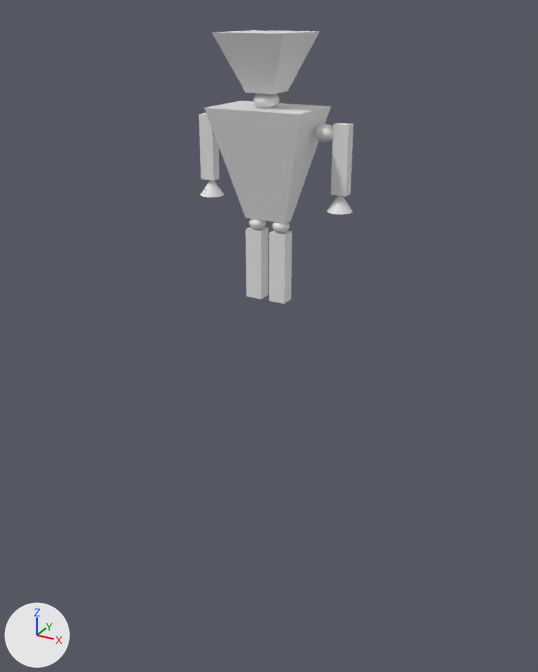
One commit to the FBX model Unamed Rpg/Assets/UnamedHero.fbx: the scene before it, then after it.
Rendered twice from a 50 mm lens placed at (2.64, -4.59, 5.1), pointed at (0.08, 0.07, 2.77). Every picture has the same lights, and +X, +Y and +Z are marked at lower left. Where no turn or scale is listed for an object, it has been applied to the vertices.
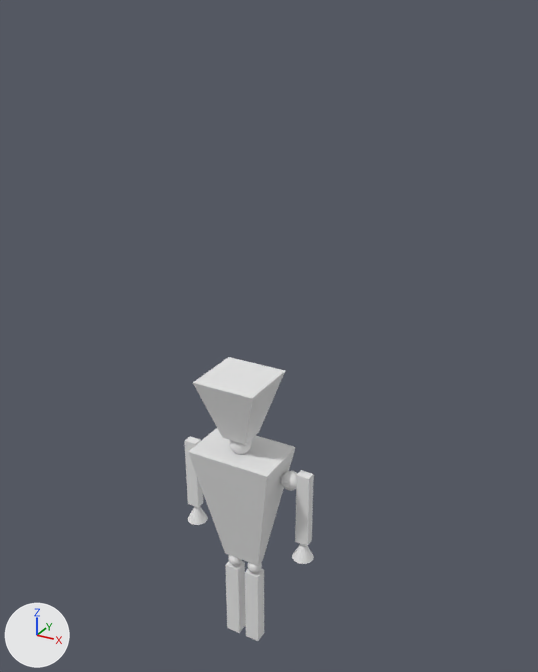
Location of each change, [x1, y1, x2, y2] in pixels of the pictures (538 x 672 px):
'Cube', reshaped, moved, rescaled (19% wider, 338% taller)
    before: [212, 30, 320, 94]
    after: [185, 357, 314, 641]
'Cube.001', deleted
    before: [204, 101, 331, 223]
'Cube.005', deleted
    before: [269, 230, 292, 304]
'Cube.004', deleted
    before: [246, 227, 268, 299]
'Cube.003', deleted
    before: [331, 123, 354, 196]
'Cube.006', deleted
    before: [199, 113, 219, 180]
'Sphere', deleted
    before: [253, 93, 279, 108]
'Cone.001', deleted
    before: [327, 196, 353, 214]
'Sphere.004', deleted
    before: [314, 124, 334, 142]
'Cone.000', deleted
    before: [201, 180, 224, 197]
'Sphere.002', deleted
    before: [272, 222, 289, 233]
'Sphere.001', deleted
    before: [249, 219, 266, 229]
part 1 of me_cube, added
    after: [230, 440, 252, 454]
part 2 of me_cube, added
    after: [295, 470, 314, 546]
part 3 of me_cube, added
    after: [245, 569, 264, 641]
part 4 of me_cube, added
    after: [292, 544, 314, 564]
part 5 of me_cube, added
    after: [248, 562, 262, 573]
part 6 of me_cube, added
    after: [281, 471, 298, 491]
part 7 of me_cube, added
    after: [185, 436, 203, 508]
part 8 of me_cube, added
    after: [188, 506, 208, 525]
part 9 of me_cube, added
    after: [228, 555, 242, 566]
part 10 of me_cube, added
    after: [225, 561, 246, 633]
part 11 of me_cube, added
    after: [188, 428, 296, 566]

The change, as a list of edits to the scene's bpy script:
```text
Change me_cube:
    where me_cube.from_pydata(...)  # 8 vertices, 6 faces; spans x -1.0..1.0, y -1.0..1.0, z -1.0..1.0
    used by ob_cube; location = (0.084, 0.029, 4.772); scale = (0.26, 0.26, 0.188)
    verts and faces of me_cube; kept vertices keep their numbers, new ones are numbered from 8
    me_cube part 1: a new loose piece, a UV sphere (32 segments, 16 rings, poles along z) spanning x -0.34..0.34, y -0.36..0.31, z -1.63..-0.96, in mat_material (white #e7e7e7)
    me_cube part 2: a new loose piece, a box spanning x 1.81..2.24, y 0.22..0.53, z -4.5..-2.0, in mat_material (white #e7e7e7)
    me_cube part 3: a new loose piece, a box spanning x 0.17..0.66, y -0.17..0.25, z -8.91..-6.12, in mat_material (white #e7e7e7)
    me_cube part 4: a new loose piece, a 32-sided cone pointing to +z spanning x 1.67..2.35, y 0.05..0.73, z -5.14..-4.45, in mat_material (white #e7e7e7)
    me_cube part 5: a new loose piece, a UV sphere (32 segments, 16 rings, poles along z) spanning x 0.19..0.66, y -0.2..0.27, z -6.12..-5.65, in mat_material (white #e7e7e7)
    me_cube part 6: a new loose piece, a UV sphere (32 segments, 16 rings, poles along z) spanning x 1.26..1.86, y 0.04..0.64, z -2.65..-2.05, in mat_material (white #e7e7e7)
    me_cube part 7: a new loose piece, a box spanning x -2.29..-1.86, y 0.22..0.53, z -4.5..-2.0, in mat_material (white #e7e7e7)
    me_cube part 8: a new loose piece, a 32-sided cone pointing to +z spanning x -2.38..-1.69, y 0.05..0.73, z -5.14..-4.45, in mat_material (white #e7e7e7)
    me_cube part 9: a new loose piece, a UV sphere (32 segments, 16 rings, poles along z) spanning x -0.56..-0.08, y -0.2..0.27, z -6.12..-5.65, in mat_material (white #e7e7e7)
    me_cube part 10: a new loose piece, a box spanning x -0.59..-0.09, y -0.17..0.25, z -8.91..-6.12, in mat_material (white #e7e7e7)
    me_cube part 11
    add verts[8] = (-0.61, -0.13, -5.68)  # pixel (225, 553)
    add verts[9] = (-1.37, -0.89, -1.53)  # pixel (188, 451)
    add verts[10] = (-0.61, 0.19, -5.68)
    add verts[11] = (-1.37, 0.95, -1.53)
    add verts[12] = (0.65, -0.13, -5.68)  # pixel (258, 565)
    add verts[13] = (1.41, -0.89, -1.53)  # pixel (267, 476)
    add verts[14] = (0.65, 0.19, -5.68)  # pixel (262, 559)
    add verts[15] = (1.41, 0.95, -1.53)  # pixel (295, 446)
    add faces += [(8, 9, 11, 10), (10, 11, 15, 14), (12, 14, 15, 13), (8, 12, 13, 9), (8, 10, 14, 12), (9, 13, 15, 11)]
Remove ob_cone_000:
    ob_cone_000 = bpy.data.objects.new('Cone.000', me_cone_002)
Remove ob_cube_003:
    ob_cube_003 = bpy.data.objects.new('Cube.003', me_cube_003)
Remove ob_sphere:
    ob_sphere = bpy.data.objects.new('Sphere', me_sphere)
Remove ob_cube_004:
    ob_cube_004 = bpy.data.objects.new('Cube.004', me_cube_008)
Remove ob_cube_006:
    ob_cube_006 = bpy.data.objects.new('Cube.006', me_cube_007)
Change ob_cube:
    ob_cube.location: (0.084, 0.029, 4.772) -> (-0.001, -0.245, 2.278)
    ob_cube.scale: (0.26, 0.26, 0.188) -> (0.258, 0.258, 0.258)
Remove ob_sphere_002:
    ob_sphere_002 = bpy.data.objects.new('Sphere.002', me_sphere_002)
Remove ob_cube_001:
    ob_cube_001 = bpy.data.objects.new('Cube.001', me_cube_001)
Remove ob_sphere_004:
    ob_sphere_004 = bpy.data.objects.new('Sphere.004', me_sphere_004)
Remove ob_cone_001:
    ob_cone_001 = bpy.data.objects.new('Cone.001', me_cone_001)
Remove ob_cube_005:
    ob_cube_005 = bpy.data.objects.new('Cube.005', me_cube_005)
Remove ob_sphere_001:
    ob_sphere_001 = bpy.data.objects.new('Sphere.001', me_sphere_008)
```
